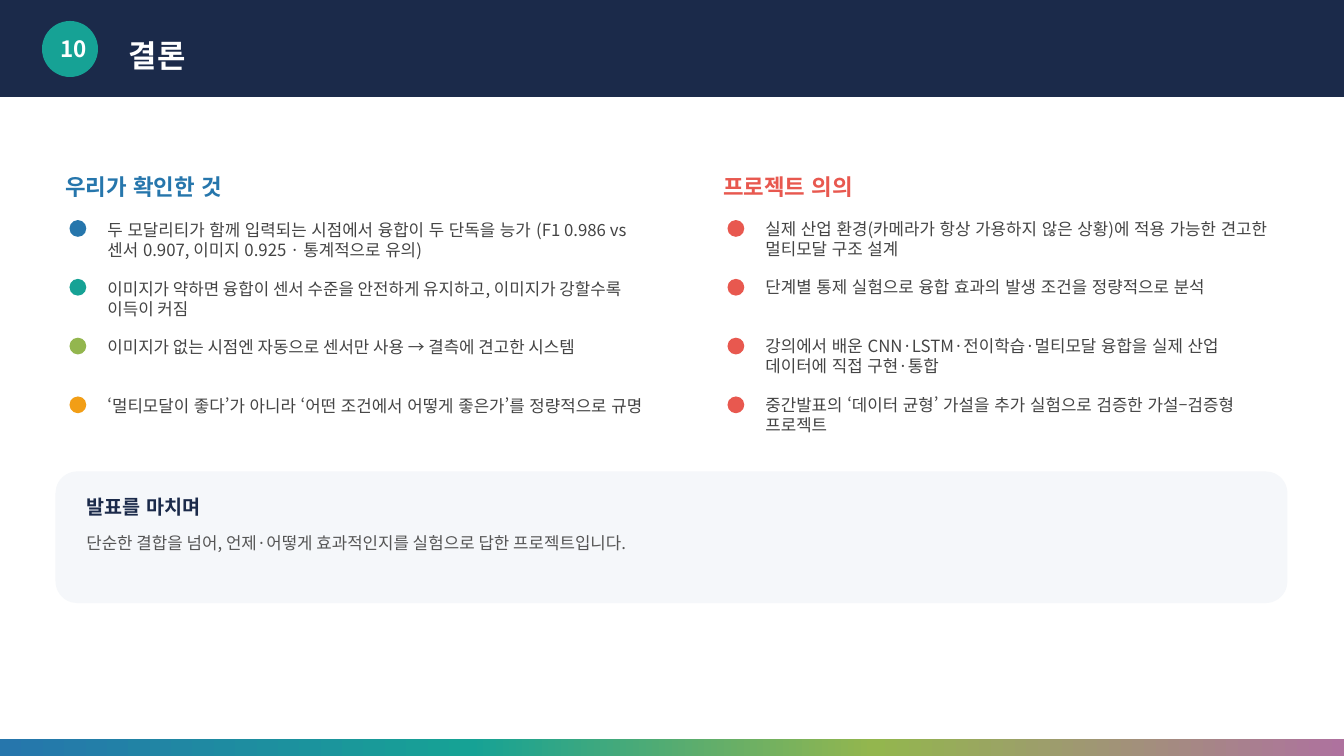
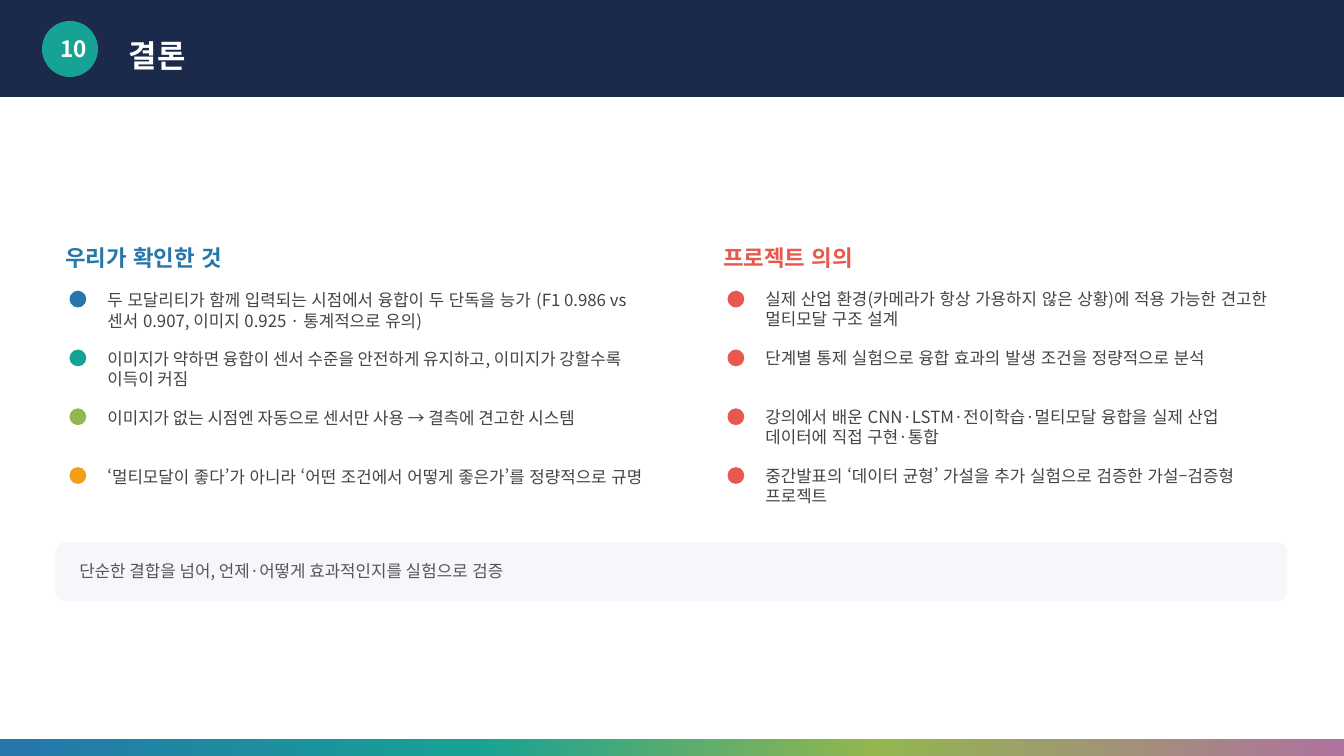
Before and after one commit to HaHyunsung/FF_Multimodal, a slide deck: slide 11 of 딥러닝응용_3조_최종발표.pptx. Drawn at 1344x756 pixels with LibreOffice and Linux fonts; fonts in the diff are those of the drawing. Boxes give left, top, right and bottom in pixels: in the first picture for what was removed or moved away, otherwise in the second. Text is boxed around its words. In the diff, an @@ line names an element or a change of style, - is before the commit and + after.

```diff
--- a/딥러닝응용_3조_최종발표.pptx
+++ b/딥러닝응용_3조_최종발표.pptx
@@ 10 texts, 8 ellipses: place and size @@
-10 texts, 8 ellipses at (65,176,1267,433)
+10 texts, 8 ellipses at (65,247,1267,504)
@@ text removed at (86,497,200,516) @@
-발표를 마치며
@@ rounded rectangle: place and size @@
-rounded rectangle at (55,472,1288,604)
+rounded rectangle at (55,542,1288,601)
@@ text at (79,563,503,580): text changed @@
-단순한 결합을 넘어, 언제·어떻게 효과적인지를 실험으로 답한 프로젝트입니다.
+단순한 결합을 넘어, 언제·어떻게 효과적인지를 실험으로 검증
```
Also in this commit, not shown: 7 other slides changed.
